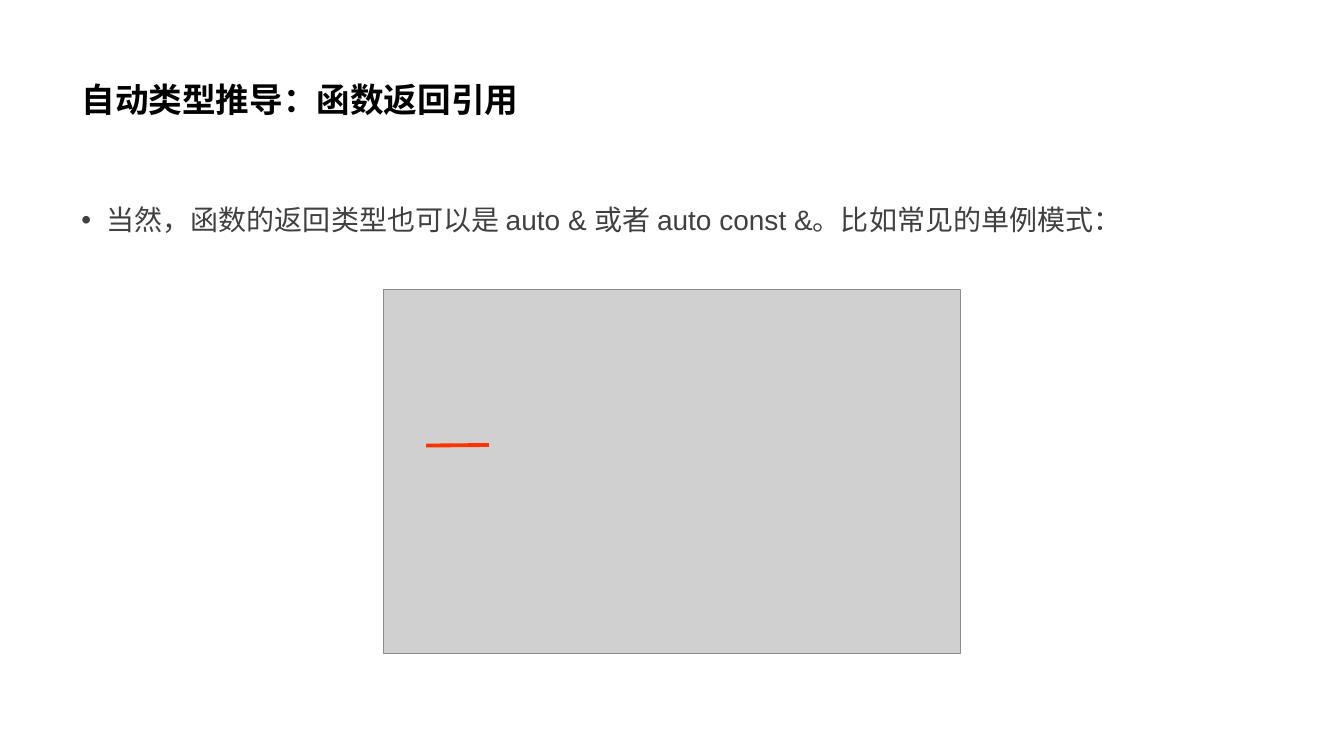
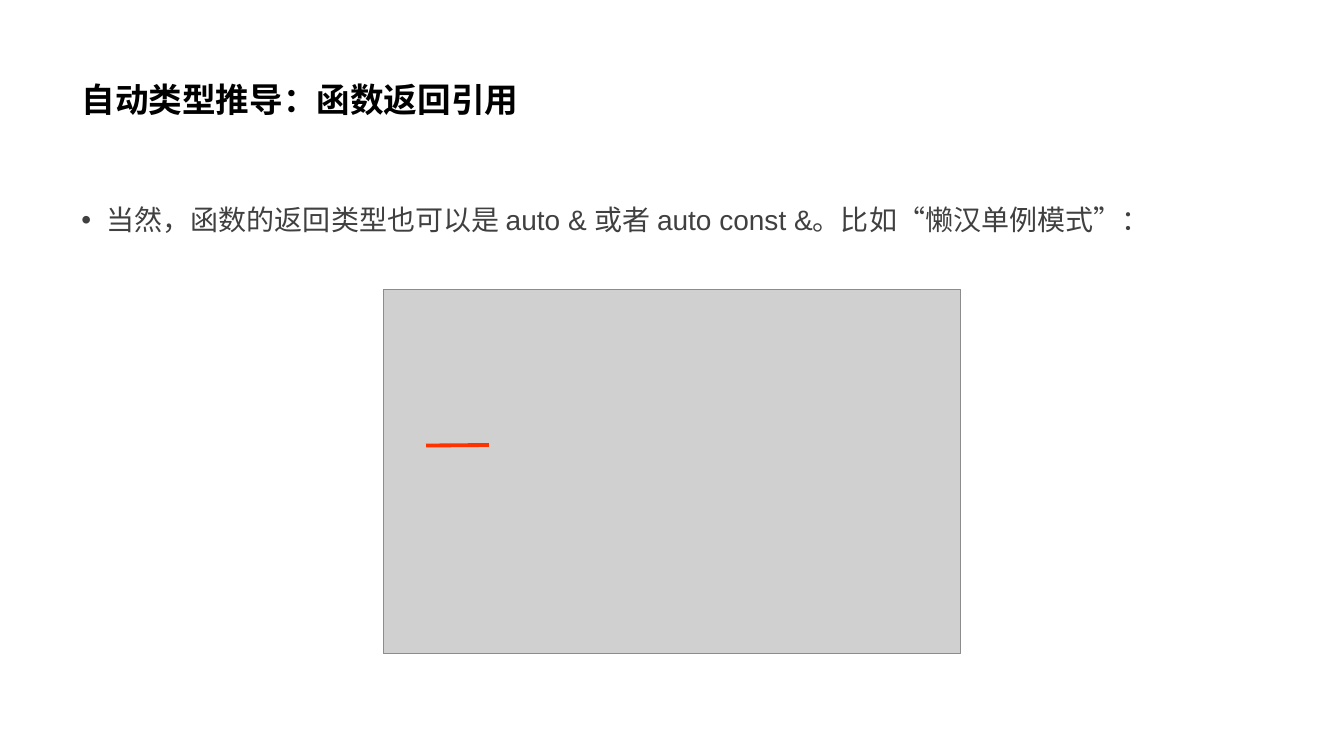
Before and after one commit to parallel101/course, a slide deck: slide 11 of 03/slides.pptx. Drawn at 1344x756 pixels with LibreOffice and Linux fonts; fonts in the diff are those of the drawing; grey boxes stand for pictures. Boxes give left, top, right and bottom in pixels: in the first picture for what was removed or moved away, otherwise in the second. Text is boxed around its words. In the diff, an @@ line names an element or a change of style, - is before the commit and + after.

```diff
--- a/03/slides.pptx
+++ b/03/slides.pptx
@@ text at (107,206,1149,233): text changed @@
-• 当然，函数的返回类型也可以是 auto & 或者 auto const &。比如常见的单例模式：
+• 当然，函数的返回类型也可以是 auto & 或者 auto const &。比如“懒汉单例模式”：
```
Also in this commit, not shown: 3 other slides changed, 1 slide added, 4 other files.
